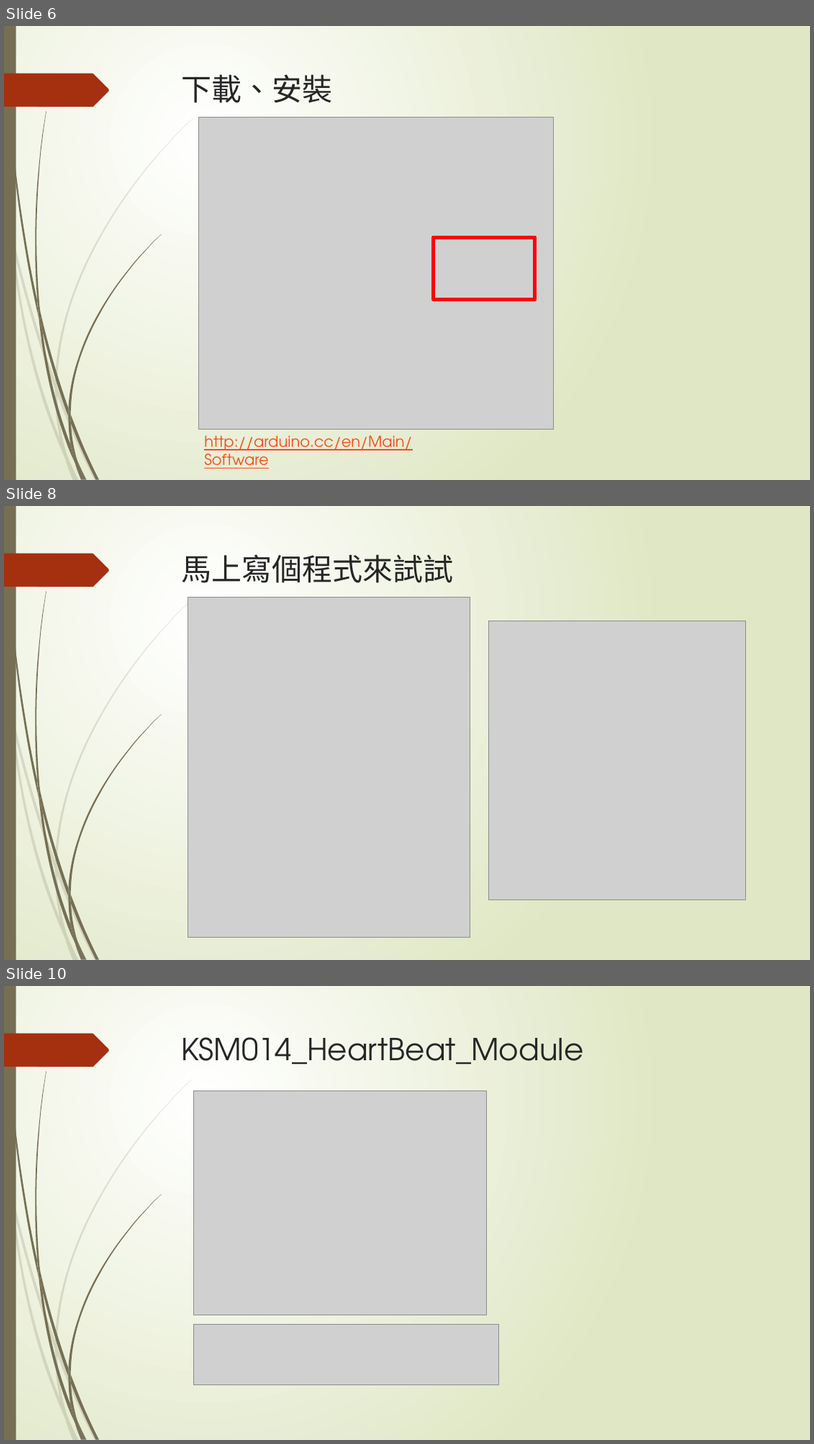
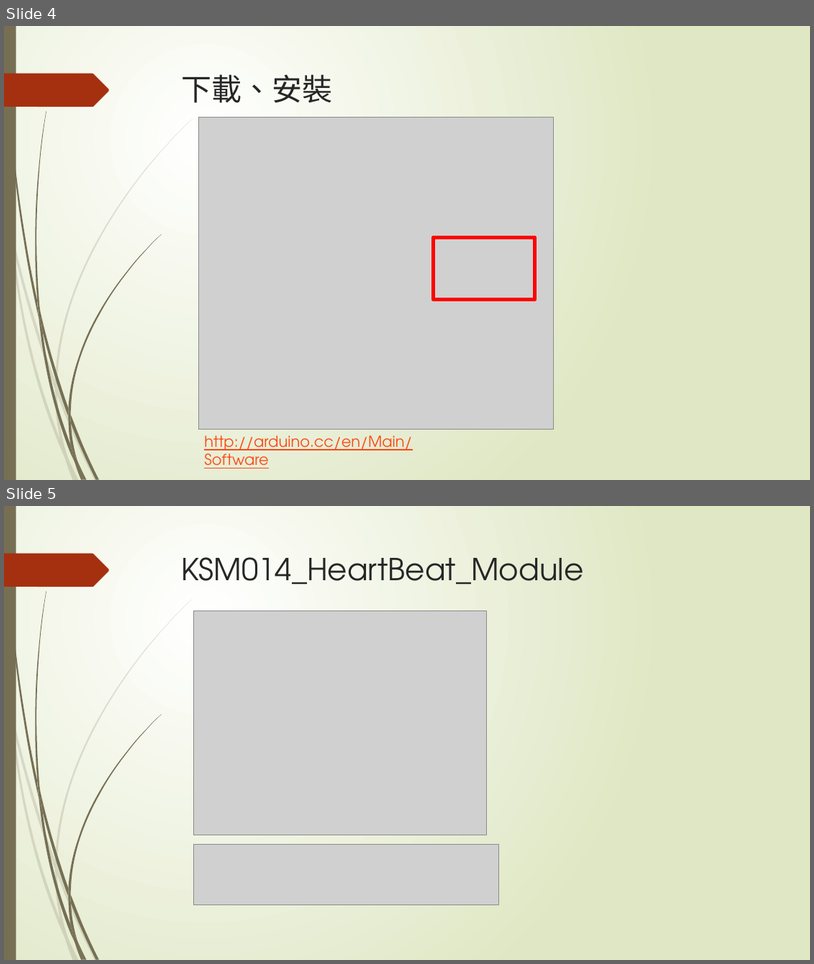
Before and after one commit to htylab/SS_EXP, a slide deck: 信號與系統實習_心跳信號量測.pptx. Shown one above the other, each under a label of ours: slides 6, 8 and 10 before the commit, slides 4 and 5 after it; the slides between them are not shown. The pictures are 814x1444 and 814x964 pixels, drawn with LibreOffice and Linux fonts; fonts in the diff are those of the drawing; grey boxes stand for pictures. Boxes give left, top, right and bottom in pixels: in the first picture for what was removed or moved away, otherwise in the second. Text is boxed around its words. In the diff, an @@ line names an element or a change of style, - is before the commit and + after.

```diff
--- a/信號與系統實習_心跳信號量測.pptx
+++ b/信號與系統實習_心跳信號量測.pptx
@@ slide 8 removed at [4,506,810,960], background gradient #FFFFFF to #DFE8C4; not listed: 24 template elements that a slide beside it also shows @@
@@ title removed at [182,554,454,583] @@
-馬上寫個程式來試試
@@ picture removed at [188,597,471,937] @@
@@ picture removed at [489,620,746,899] @@
@@ what was slide 6 is now slide 4 @@
@@ what was slide 10 is now slide 5 @@
```
Also in this commit, not shown: 1 slide changed, 5 other slides removed, 1 other file.
